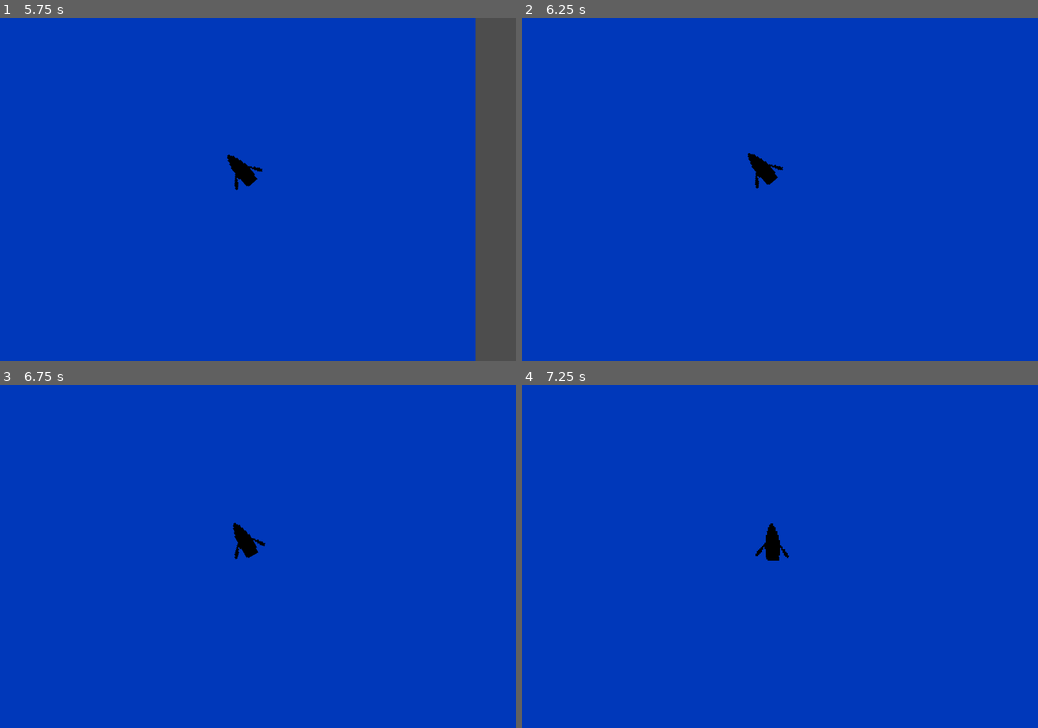
Above: before the commit, frames 1-4 (two rows, left to right).
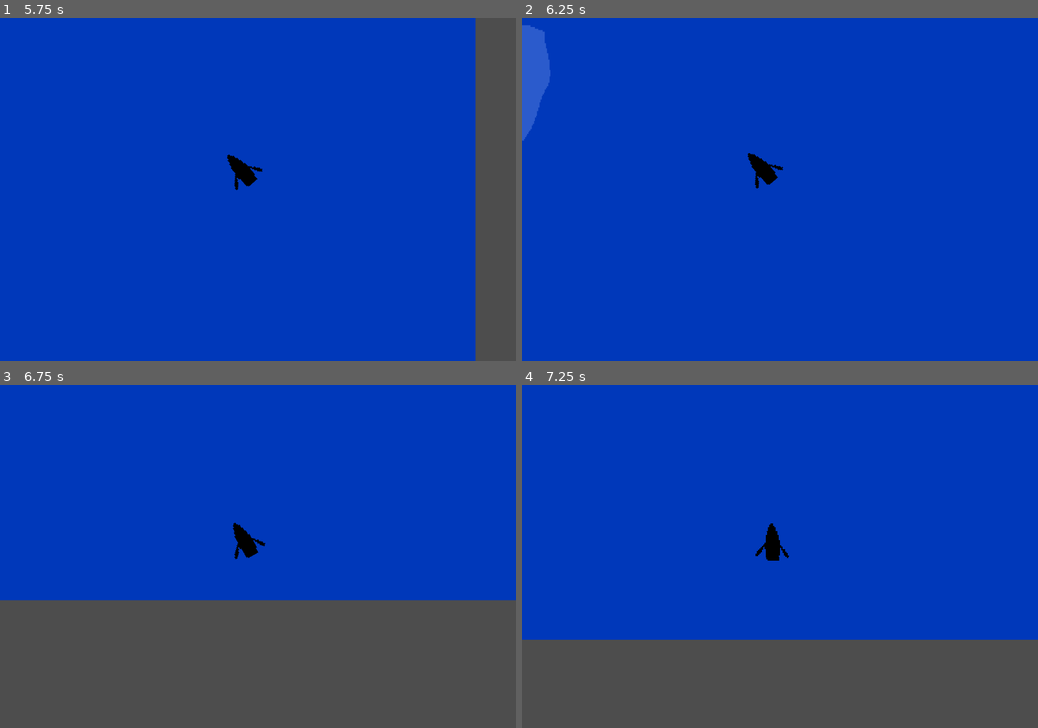
Above: after the commit, the same moments.

Repository: jhaakma/island-generator
Game: Godot game, scene res://Scenes/Main/Main.tscn
The game is run twice, just before and just after one commit, with the same random seed, the same clock (stepped at 60 frames per second) and the same inputs.
Inputs (mouse positions are in pixels of both pictures, inside the frame that each line leads up to):
- Up to frame 1 (5.75 s): tap Enter (ui_accept) at 0.5, 5 s; move the mouse to (232, 258) at 0.52 s; hold W (move_forward) 0.53-1.25 s; hold Enter (ui_accept) 0.53-1.25 s; click (232, 258) at 0.67 s; drag from (412, 240) to (232, 258) at 1.27 s; move the mouse to (103, 138) at 2.02 s; hold A (turn_left) 2.03-2.75 s; hold Enter (ui_accept) 2.03-2.75 s; tap Ctrl at 2.1 s; drag from (283, 189) to (103, 138) at 2.77 s; move the mouse to (180, 103) at 3.52 s; hold S (move_backward) 3.53-4.25 s; hold Enter (ui_accept) 3.53-4.25 s; tap Y at 3.6 s; drag from (371, 172) to (180, 103) at 4.27 s; move the mouse to (154, 206) at 5.02 s; hold W (move_forward) from 5.03 s (still down); hold Enter (ui_accept) from 5.03 s (still down); tap C at 5.1 s; click (154, 206) at 5.17 s
- Up to frame 2 (6.25 s): release W (move_forward) at 5.75 s; release Enter (ui_accept) at 5.75 s; drag from (831, 114) to (676, 206) at 5.77 s
- Up to frame 3 (6.75 s): move the mouse to (232, 625) at 6.52 s; hold D (turn_right) from 6.53 s (still down); hold Enter (ui_accept) from 6.53 s (still down); tap Backspace at 6.6 s
- Up to frame 4 (7.25 s): keep holding D (turn_right); keep holding Enter (ui_accept)

Frame 1 is identical in both runs. In frame 2, 1.3% of the frame differs, in the area x 0-6%, y 2-36%; in frame 3, 37%, in the area x 0-100%, y 62-100%; in frame 4, 26%.

Commit message:
Refresh shader on all GPU chunks

Diff:
--- a/IslandGeneration/Render/gpu_island_renderer.gd
+++ b/IslandGeneration/Render/gpu_island_renderer.gd
@@ -30,7 +30,8 @@
     _generator = generator
     if world_map:
         chunk_size = world_map.get_size()
-        _create_chunk(Vector2i.ZERO, world_map)
+
+    _clear_chunks()
 
     var colors := PackedColorArray()
     var thresholds := PackedColorArray()
@@ -49,10 +50,28 @@
     _biome_threshold_tex = ImageTexture.create_from_image(threshold_img)
     _biome_color_tex = ImageTexture.create_from_image(color_img)
 
+    _refresh_all_chunks(world_map)
     _update_chunks()
 
 func _process(_delta: float) -> void:
     _update_chunks()
+
+func _clear_chunks() -> void:
+    for sprite in _chunks.values():
+        if sprite != island_sprite:
+            remove_child(sprite)
+            sprite.queue_free()
+    _chunks.clear()
+
+func _refresh_all_chunks(world_map: WorldMap = null) -> void:
+    if _chunks.is_empty():
+        if world_map:
+            _create_chunk(Vector2i.ZERO, world_map)
+        return
+    for coord in _chunks.keys():
+        var spr: Sprite2D = _chunks[coord]
+        var wm = _generator.generate_map(chunk_size, coord * chunk_size)
+        _apply_map(spr, wm)
 
 func _get_player() -> Node2D:
     if player_path == NodePath():
